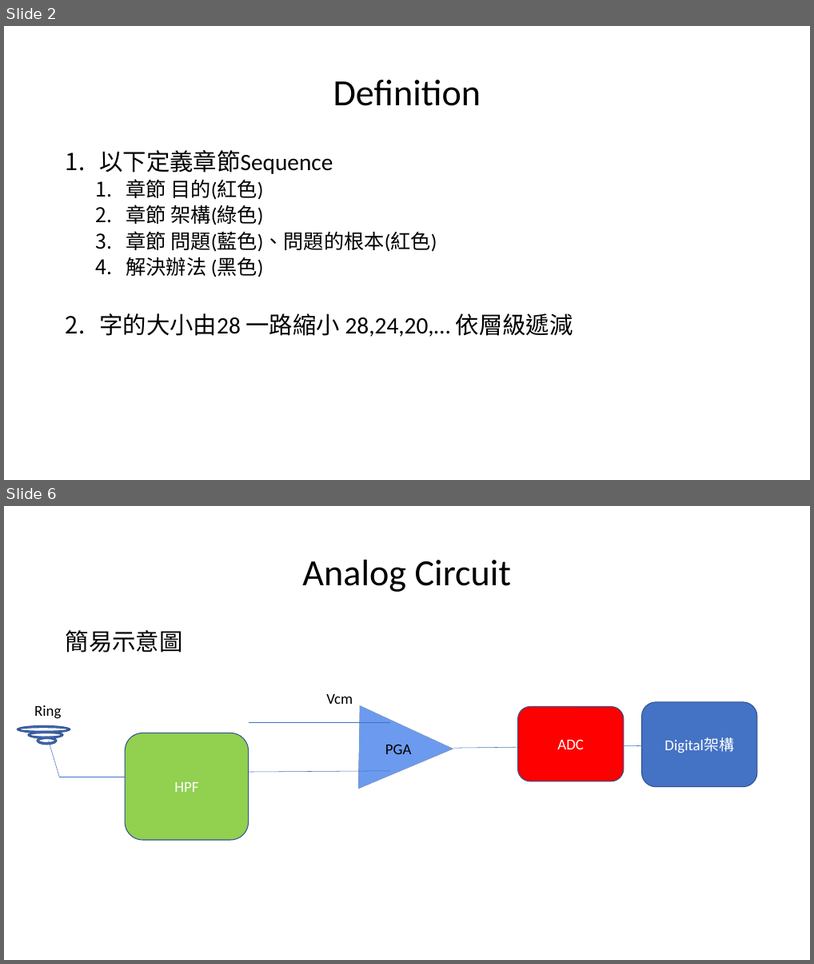
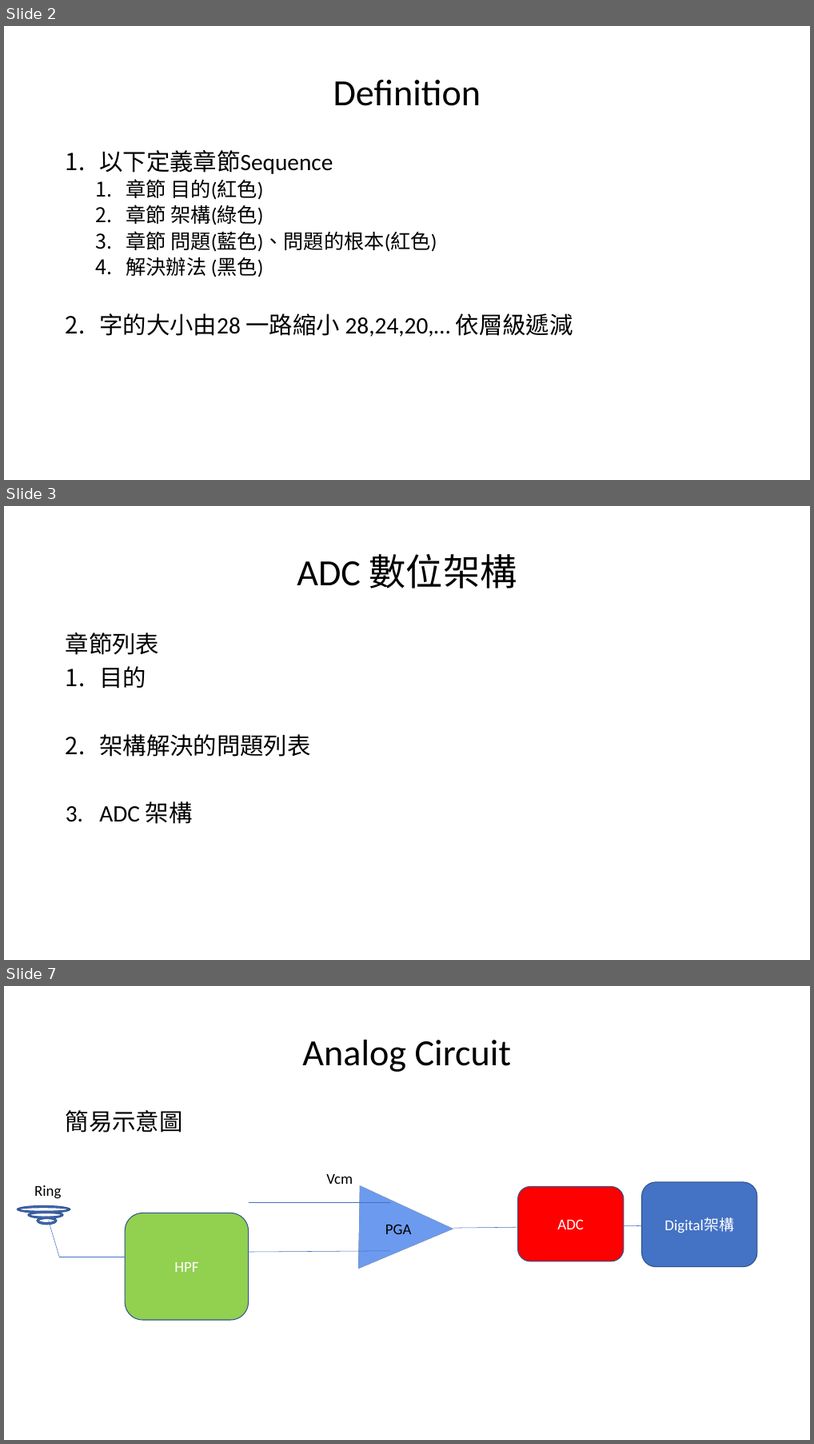
Before and after one commit to a0910281835/Summrary_PDF, a slide deck: Project_Summary_pdf/Project_Summary.pptx. Shown one above the other, each under a label of ours: slides 2 and 6 before the commit, slides 2, 3 and 7 after it; the slides between them are not shown. The pictures are 814x964 and 814x1444 pixels, drawn with LibreOffice and Linux fonts; fonts in the diff are those of the drawing. Boxes give left, top, right and bottom in pixels: in the first picture for what was removed or moved away, otherwise in the second. Text is boxed around its words. In the diff, an @@ line names an element or a change of style, - is before the commit and + after.

```diff
--- a/Project_Summary_pdf/Project_Summary.pptx
+++ b/Project_Summary_pdf/Project_Summary.pptx
@@ slide 3 added at (4,506,810,960), background #FFFFFF @@
@@ title added at (297,554,518,588), 44 pt, text #000000 @@
+ADC 數位架構
@@ text added at (66,632,310,824), 28 pt, text #000000 @@
+章節列表
+1. 目的
+2. 架構解決的問題列表
+3. ADC 架構
@@ what was slide 6 is now slide 7 @@
```
Also in this commit, not shown: 5 slides changed, 3 other slides added.
